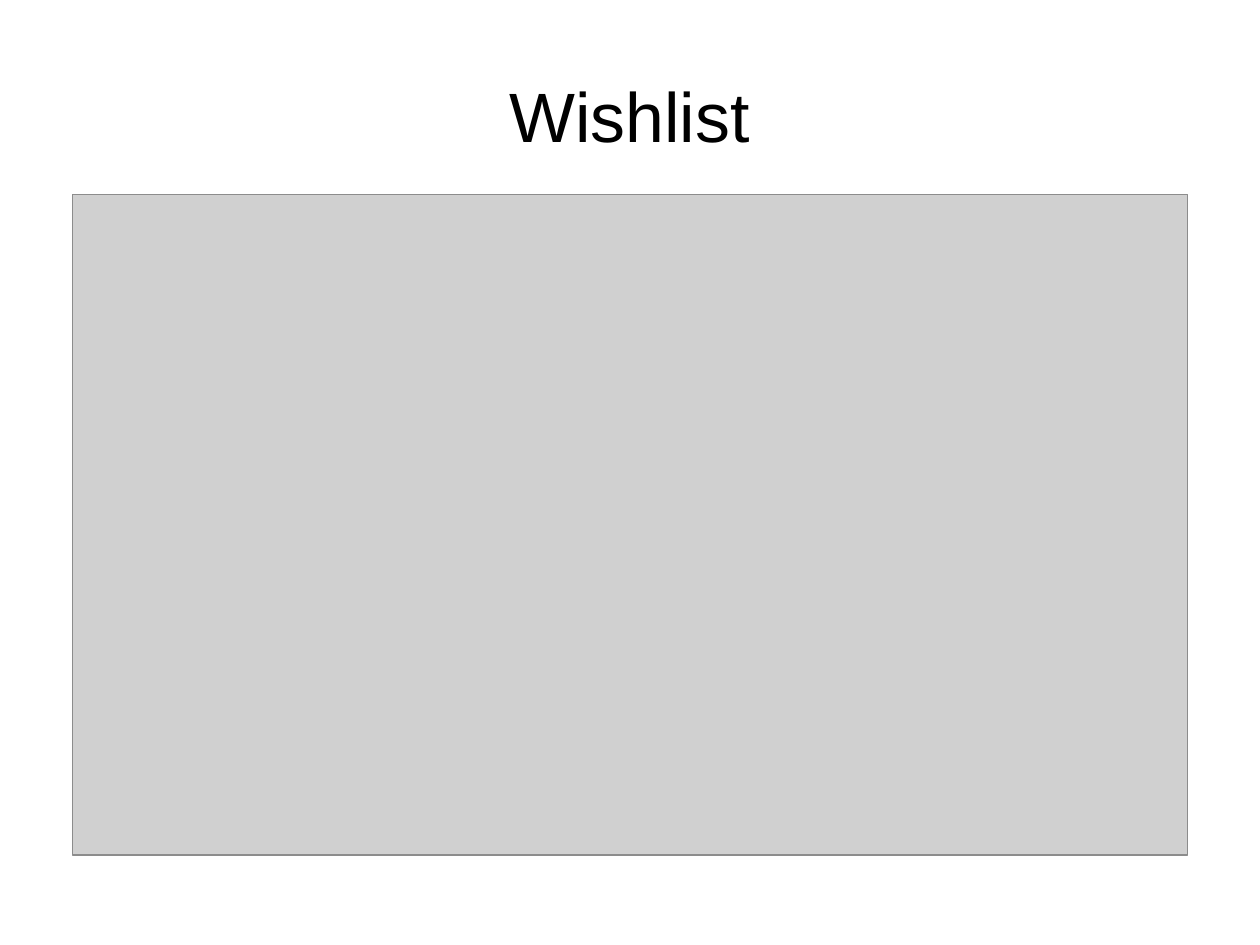
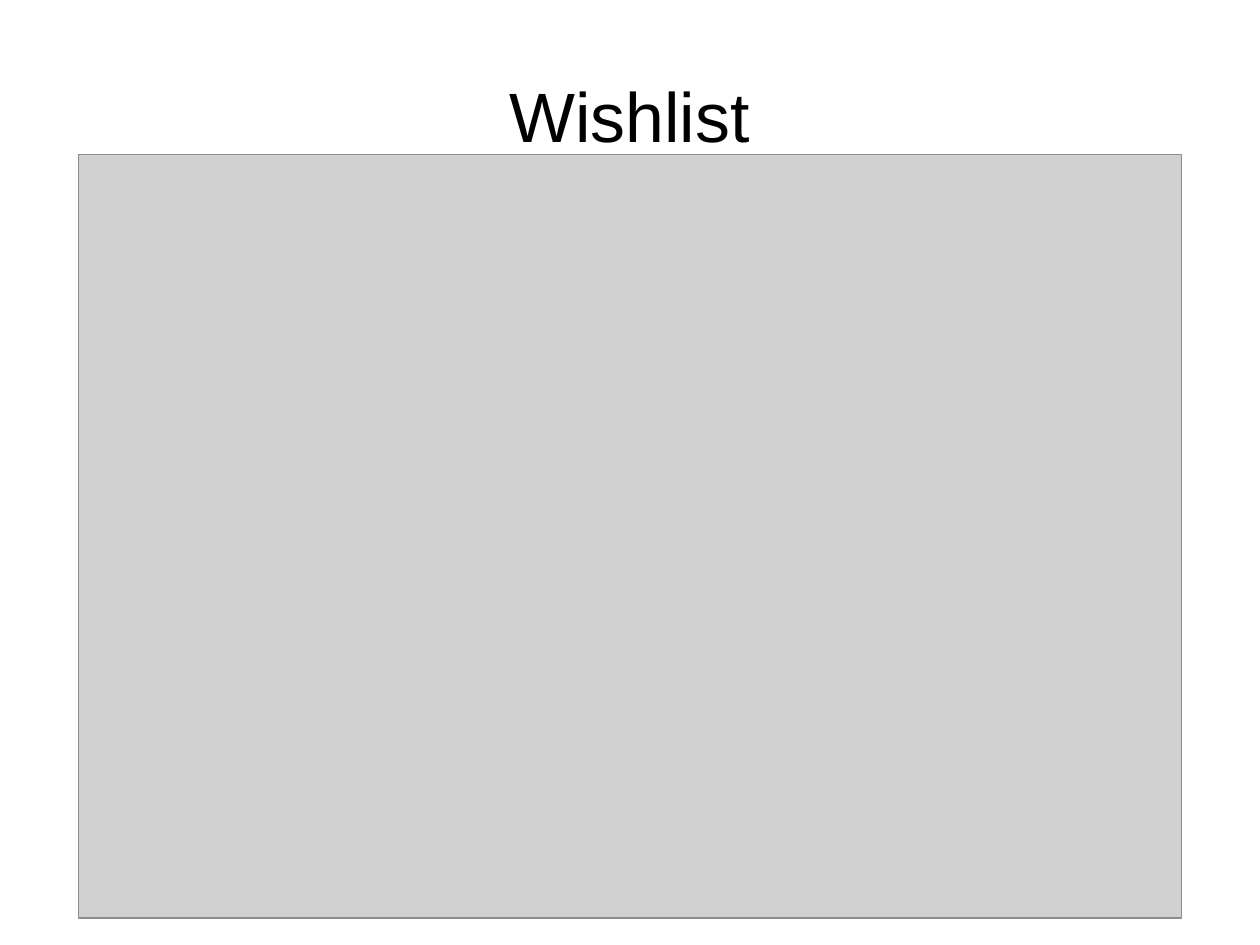
Before and after one commit to Pbdekeijzer/Project5-6, a slide deck: slide 8 of Presentatie/Presentatie.ppt. Drawn at 1260x945 pixels with LibreOffice and Linux fonts; fonts in the diff are those of the drawing; grey boxes stand for pictures; background and template pictures are left out. Boxes give left, top, right and bottom in pixels: in the first picture for what was removed or moved away, otherwise in the second. Text is boxed around its words. In the diff, an @@ line names an element or a change of style, - is before the commit and + after.

```diff
--- a/Presentatie/Presentatie.ppt
+++ b/Presentatie/Presentatie.ppt
@@ title "Wishlist" rewrapped from [509,91,749,143] to [509,91,749,155] @@
@@ picture: place and size @@
-picture at [72,194,1188,855]
+picture at [78,154,1182,918]
```
Also in this commit, not shown: 5 other slides changed, 2 slides added, 9 other files.
